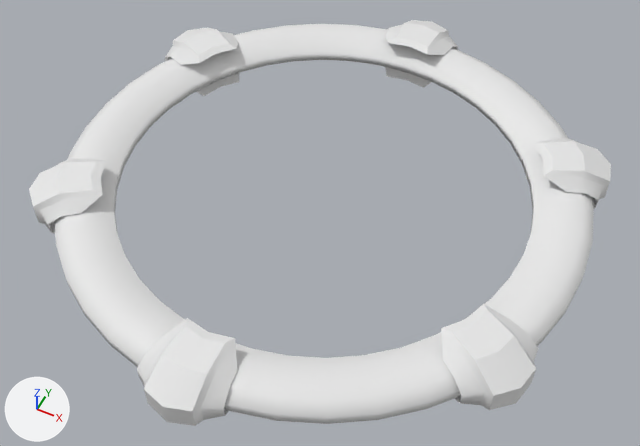
What one commit did to the COLLADA model Stellar/Assets/AssetSources/gate_ring.dae.
Both versions are drawn from a camera (50 mm lens) standing at (0.32, -0.649, 0.742) and looking at (0.011, -0.031, -0.029). The axes (+X, +Y, +Z) are drawn at lower left. The lights are the same throughout. Where no turn or scale is listed for an object, it has been applied to the vertices.

The first picture shows 'chevrons', 'ring'.
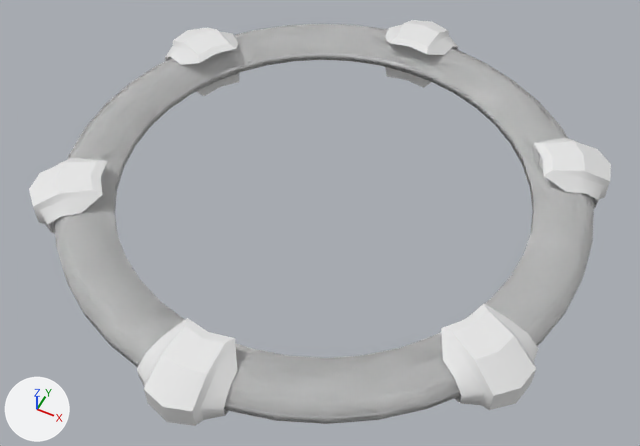
The edits, one by one:
me_chevronsmesh is used by ob_chevrons; location (0.0, 0.0, 0.0).
me_chevronsmesh had 300 vertices, 576 faces and spanned x -0.297..0.297, y -0.336..0.336, z -0.031..0.031.
me_chevronsmesh now has 620 vertices, 1216 faces and spans x -0.307..0.307, y -0.336..0.336, z -0.031..0.031.
me_chevronsmesh part 1: a new loose piece of 320 vertices spanning x -0.307..0.307, y -0.307..0.307, z -0.015..0.015, in mat_phong1 (its picture is missing).

Boxes [x1, y1, x2, y2] around the edits, measured in the pictures (640 x 446 px):
part 1 of me_chevronsmesh, added: after [54, 24, 594, 424]
'ring', unchanged, covered by the edit: before [54, 24, 594, 424]
